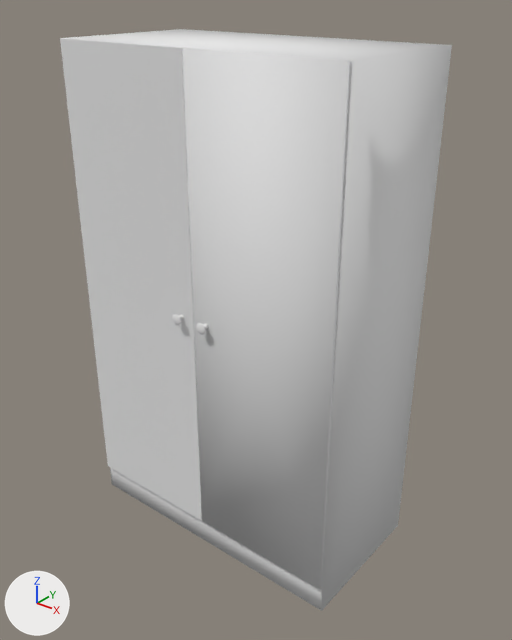
The OBJ model SweetHome3D/src/com/eteks/sweethome3d/io/resources/wardrobe.obj: old version first, new version second.
One viewpoint serves both versions: a 50 mm lens placed at (1.353, -1.654, 0.824), pointed at (0.036, -0.008, -0.197). Arrows for +X, +Y and +Z are at lower left; the lights stay in place. The older version comes first. Where no turn or scale is listed for an object, it has been applied to the vertices. Vertices at exactly the same position are counted once.

The first picture shows 'wardrobe'.
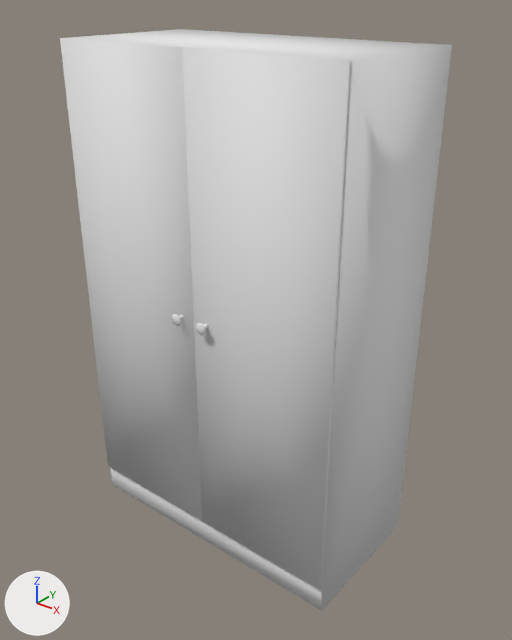
Changed parts and their boxes [x1, y1, x2, y2] in the pictures (512 x 640 px):
part 1 of me_wardrobe, reshaped
    before: [172, 314, 208, 335]
    after: [173, 314, 207, 335]

The change, as a diff of the scene's bpy script:
```diff
--- a/SweetHome3D/src/com/eteks/sweethome3d/io/resources/wardrobe.obj.py
+++ b/SweetHome3D/src/com/eteks/sweethome3d/io/resources/wardrobe.obj.py
@@ me_wardrobe @@
 # used by ob_wardrobe; location = (0.0, 0.0, 0.0)
-me_wardrobe.from_pydata(...)  # 474 vertices, 928 faces; spans x -0.5..0.5, y -0.29..0.25, z -0.99..0.66
+me_wardrobe.from_pydata(...)  # 282 vertices, 544 faces; spans x -0.5..0.5, y -0.29..0.25, z -0.99..0.66
+# me_wardrobe part 1: 26 vertices moved within x -0.06..0.06, y -0.29..-0.27, z -0.13..-0.11; 196 vertices removed from x -0.07..0.07, y -0.29..-0.27, z -0.13..-0.1; 4 vertices added at x -0.06..0.06, y -0.29, z -0.14
 me_wardrobe.materials.append(mat_white)
```
